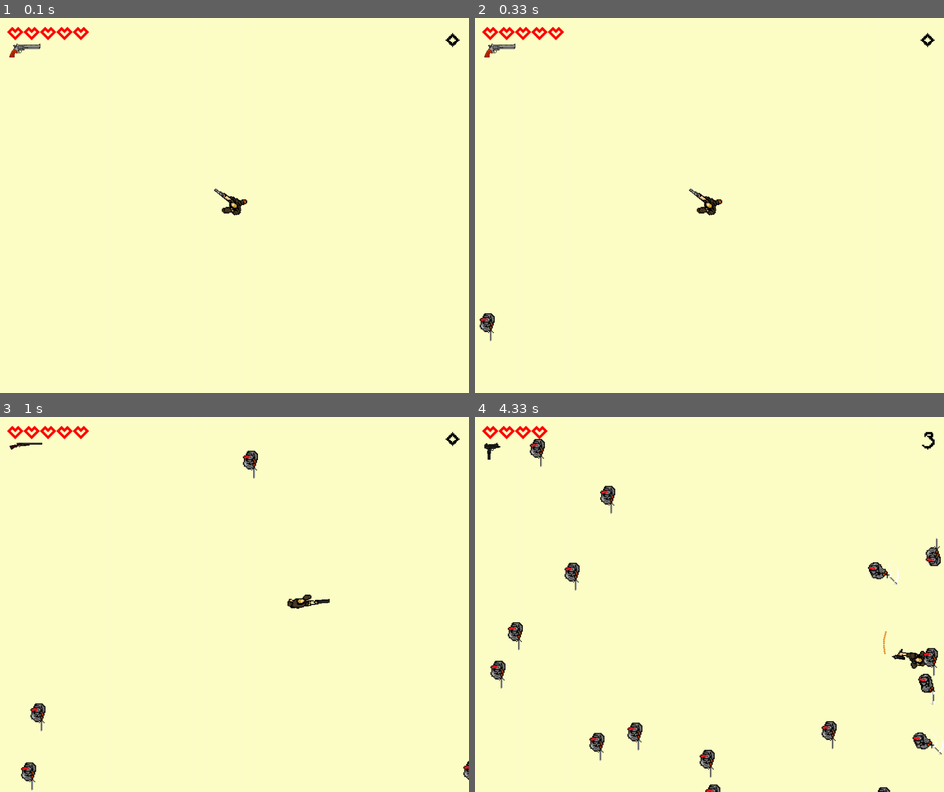
Above: before the commit, frames 1-4 (two rows, left to right).
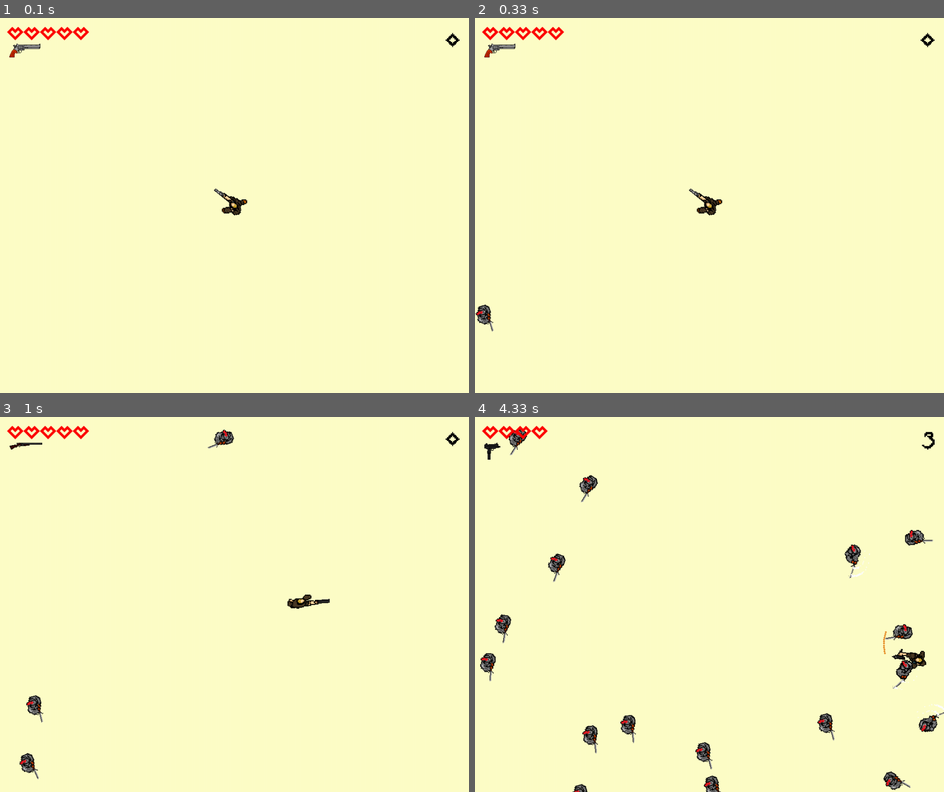
Above: after the commit, the same moments.

Repository: Ninter64/scaling-chainsaw
Game: pygame game, started from main.py
Two runs of this game, one before a commit and one after it. Both use one fixed random seed, a clock stepped at 60 frames per second and the inputs below.
Inputs (mouse positions are in pixels of both pictures, inside the frame that each line leads up to):
- Up to frame 1 (0.1 s): no input
- Up to frame 2 (0.33 s): no input
- Up to frame 3 (1 s): hold D 0.33-0.8 s; move the mouse to (215, 619) at 0.37 s; hold D from 0.83 s (still down); move the mouse to (384, 593) at 0.87 s; tap Z at 0.9 s; tap 2 at 0.98 s
- Up to frame 4 (4.33 s): tap Z at 1.2, 1.4, 1.73, 2.03, 2.73, 3.13, 3.43, 3.63, 3.93, 4.13 s; release D at 1.3 s; hold S 1.33-1.63 s; move the mouse to (709, 630) at 1.37 s; tap 3 at 1.48, 2.82, 4.22 s; hold D 1.67-2.3 s; move the mouse to (596, 608) at 1.7 s; click (564, 548) at 2.38 s; hold S 2.67-3.03 s; click (564, 690) at 2.75 s; hold D 3.07-3.53 s; click (779, 473) at 3.15 s; hold D 3.57-4.03 s; click (883, 735) at 3.65 s; tap 2 at 3.72 s; hold S from 4.07 s (still down); click (765, 638) at 4.15 s

Frame 1 is identical in both runs. In frame 2, 0.2% of the frame differs, in the area x 0-5%, y 76-87%; in frame 3, 0.8%; in frame 4, 4.3%, in the area x 1-100%, y 3-100%.

Commit message:
Maj ennemies
Les ennemies regardent le joueur

Diff:
--- a/Enemy.py
+++ b/Enemy.py
@@ -9,6 +9,27 @@
               pygame.transform.scale(pygame.image.load('sprites/ennemis/chevalier3.png'), (37*ENEMYSIZE,50*ENEMYSIZE)),
               pygame.transform.scale(pygame.image.load('sprites/ennemis/chevalier4.png'), (37*ENEMYSIZE,50*ENEMYSIZE)),]
 
+def blitRotate(surf, image, pos, originPos, angle):
+
+    # offset from pivot to center
+    image_rect = image.get_rect(topleft = (pos[0] - originPos[0], pos[1]-originPos[1]))
+    offset_center_to_pivot = pygame.math.Vector2(pos) - image_rect.center
+
+    # roatated offset from pivot to center
+    rotated_offset = offset_center_to_pivot.rotate(-angle)
+
+    # roatetd image center
+    rotated_image_center = (pos[0] - rotated_offset.x, pos[1] - rotated_offset.y)
+
+    # get a rotated image
+    rotated_image = pygame.transform.rotate(image, angle)
+    rotated_image_rect = rotated_image.get_rect(center = rotated_image_center)
+
+    # rotate and blit the image
+    surf.blit(rotated_image, rotated_image_rect)
+
+    # draw rectangle around the image
+    #pygame.draw.rect(surf, (255, 0, 0), (*rotated_image_rect.topleft, *rotated_image.get_size()),2)
 
 def normalize_vector(vector):
     if vector == [0, 0]:
@@ -84,4 +105,7 @@
                             self.image = ennemyTorso[anim_index]
                         else:
                             self.image = pygame.transform.flip(ennemyTorso[anim_index], False, True)
-        surface.blit(self.image, self.pos)
+        angle = math.atan2(playerPos[0] - self.pos[0], playerPos[1] - self.pos[1])
+        angle = math.degrees(angle)
+        blitRotate(surface, self.image, self.pos, (10*ENEMYSIZE,8*ENEMYSIZE), angle-90)
+        #surface.blit(self.image, self.pos)
